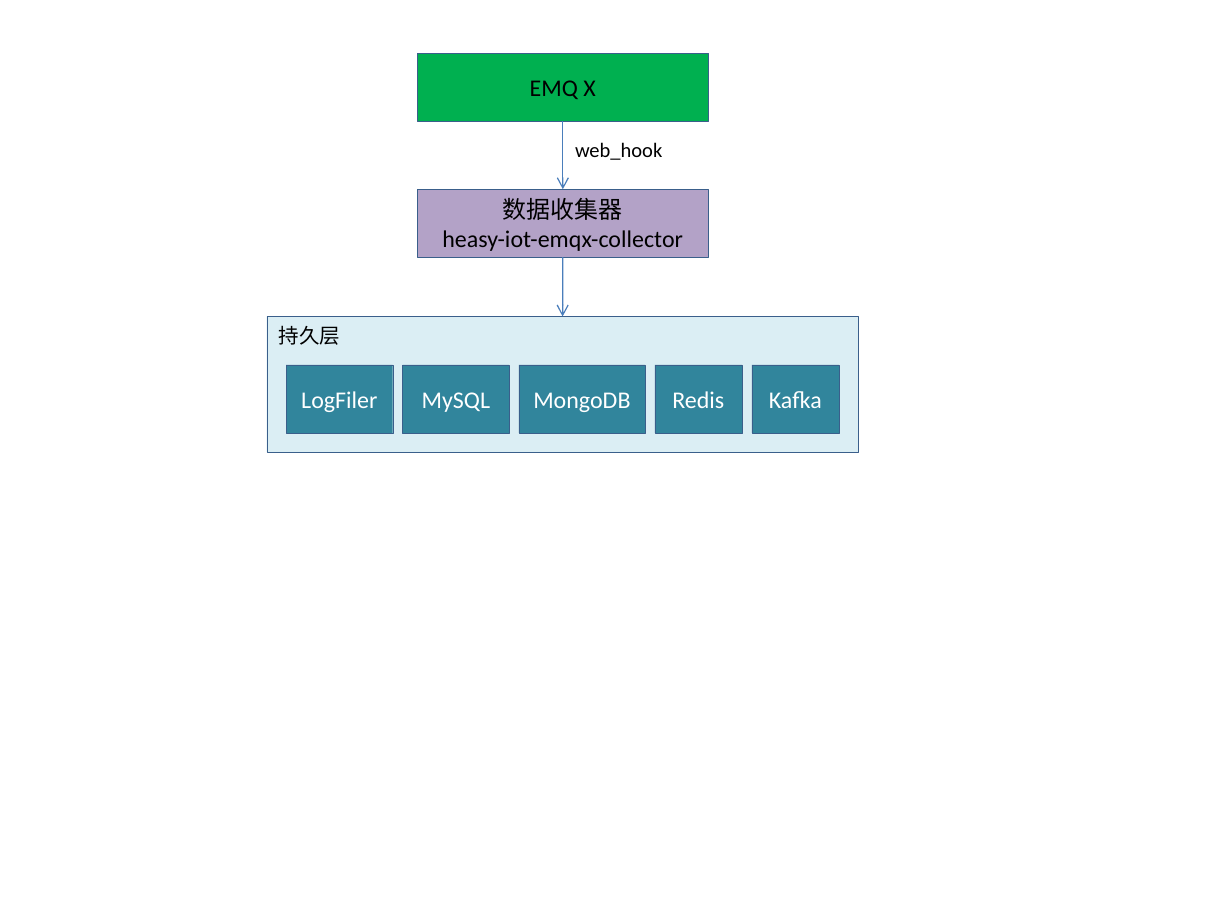
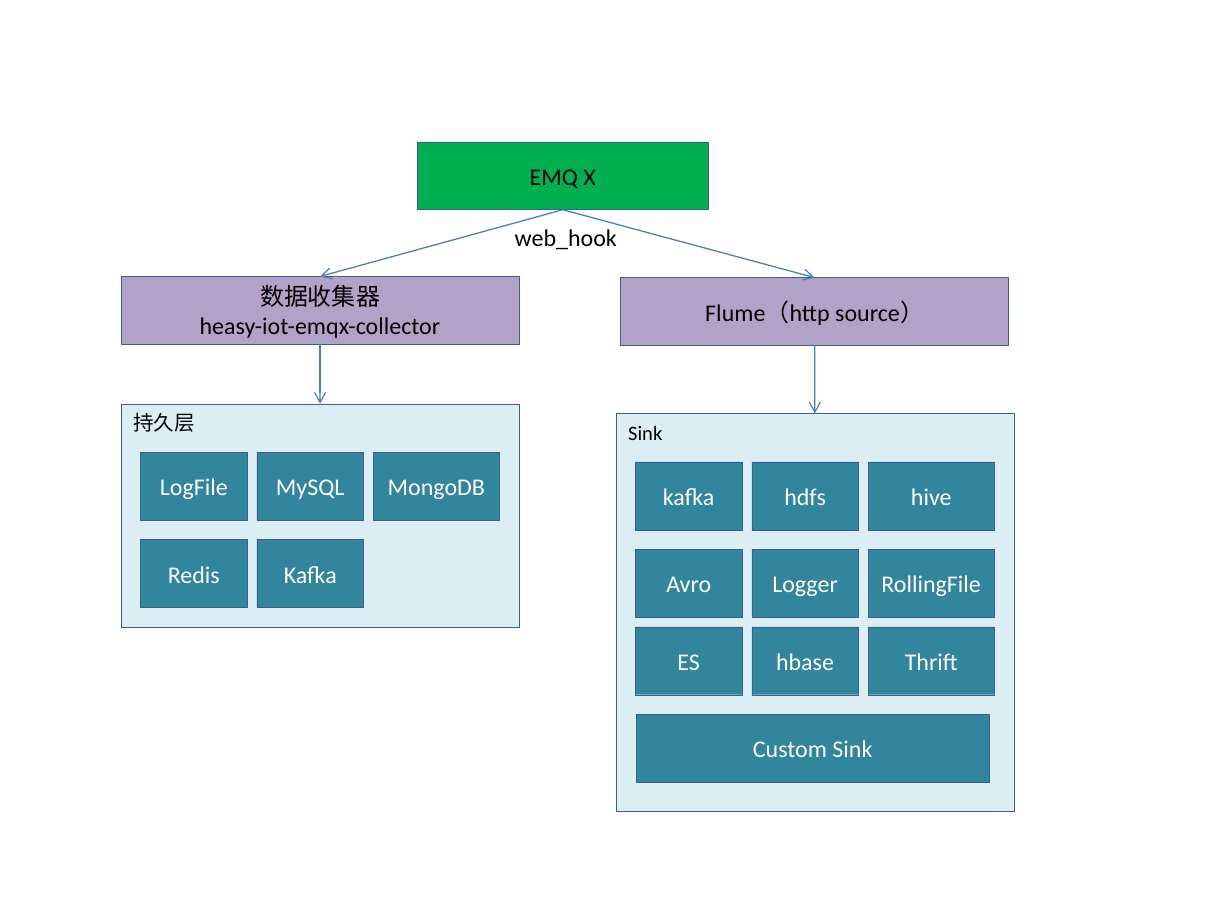
Before and after one commit to bellmit/heasy-iot, a slide deck: slide 1 of heasy-iot-emqx-collector/doc/数据收集和分发的架构图.pptx. Drawn at 1232x924 pixels with LibreOffice and Linux fonts; fonts in the diff are those of the drawing. Boxes give left, top, right and bottom in pixels: in the first picture for what was removed or moved away, otherwise in the second. Text is boxed around its words. In the diff, an @@ line names an element or a change of style, - is before the commit and + after.

Commit message:
parser and sink

```diff
--- a/heasy-iot-emqx-collector/doc/数据收集和分发的架构图.pptx
+++ b/heasy-iot-emqx-collector/doc/数据收集和分发的架构图.pptx
@@ rectangle "EMQ X": place and size @@
-rectangle "EMQ X" at [418, 53, 708, 121]
+rectangle "EMQ X" at [418, 142, 708, 209]
@@ arrow moved from (563, 121) - (563, 190) to (563, 209) - (320, 276) @@
@@ arrow added from (563, 209) to (814, 277), #4B7EBC 0.75 pt @@
@@ text "web_hook": place and size @@
-text "web_hook" at [575, 142, 662, 160]
+text "web_hook" at [515, 229, 617, 250]
@@ text "web_hook" at [515, 229, 617, 250]: size 12 to 14 pt @@
@@ rectangle "数据收集器": place and size @@
-rectangle "数据收集器" at [418, 190, 708, 257]
+rectangle "数据收集器" at [121, 276, 519, 344]
@@ rectangle added at [621, 277, 1009, 345], fill #B3A2C7, outline #3A5F8C 0.25 pt, 14 pt, text #000000 @@
+Flume（http source）
@@ arrow moved from (563, 257) - (563, 317) to (320, 345) - (320, 404) @@
@@ arrow added from (814, 346) to (814, 414), #4B7EBC 0.75 pt @@
@@ rectangle removed at [286, 365, 393, 432] @@
-LogFiler
@@ rectangle "持久层": place and size @@
-rectangle "持久层" at [267, 317, 859, 452]
+rectangle "持久层" at [121, 404, 519, 627]
@@ rectangle added at [616, 414, 1014, 812], fill #DBEEF4, outline #3A5F8C 0.25 pt, 12 pt, text #000000 @@
+Sink
@@ rectangle added at [140, 452, 248, 520], fill #31859C, outline #3A5F8C 0.25 pt, 14 pt, text #FFFFFF @@
+LogFile
@@ rectangle "MySQL": place and size @@
-rectangle "MySQL" at [403, 365, 510, 432]
+rectangle "MySQL" at [257, 452, 365, 520]
@@ rectangle "MongoDB": place and size @@
-rectangle "MongoDB" at [519, 365, 644, 432]
+rectangle "MongoDB" at [373, 452, 499, 520]
@@ rectangle added at [636, 462, 743, 530], fill #31859C, outline #3A5F8C 0.25 pt, 14 pt, text #FFFFFF @@
+kafka
@@ rectangle added at [752, 462, 859, 530], fill #31859C, outline #3A5F8C 0.25 pt, 14 pt, text #FFFFFF @@
+hdfs
@@ rectangle added at [869, 462, 994, 530], fill #31859C, outline #3A5F8C 0.25 pt, 14 pt, text #FFFFFF @@
+hive
@@ rectangle "Redis": place and size @@
-rectangle "Redis" at [654, 365, 742, 432]
+rectangle "Redis" at [140, 540, 248, 607]
@@ rectangle "Kafka": place and size @@
-rectangle "Kafka" at [752, 365, 839, 432]
+rectangle "Kafka" at [257, 540, 365, 607]
@@ rectangle added at [636, 549, 743, 617], fill #31859C, outline #3A5F8C 0.25 pt, 14 pt, text #FFFFFF @@
+Avro
@@ rectangle added at [752, 549, 859, 617], fill #31859C, outline #3A5F8C 0.25 pt, 14 pt, text #FFFFFF @@
+Logger
@@ rectangle added at [869, 549, 994, 617], fill #31859C, outline #3A5F8C 0.25 pt, 14 pt, text #FFFFFF @@
+RollingFile
@@ rectangle added at [636, 627, 743, 695], fill #31859C, outline #3A5F8C 0.25 pt, 14 pt, text #FFFFFF @@
+ES
@@ rectangle added at [752, 627, 859, 695], fill #31859C, outline #3A5F8C 0.25 pt, 14 pt, text #FFFFFF @@
+hbase
@@ rectangle added at [869, 627, 994, 695], fill #31859C, outline #3A5F8C 0.25 pt, 14 pt, text #FFFFFF @@
+Thrift
@@ rectangle added at [636, 715, 989, 782], fill #31859C, outline #3A5F8C 0.25 pt, 14 pt, text #FFFFFF @@
+Custom Sink
```
Also in this commit, not shown: 1 other slide changed, 40 other files.
